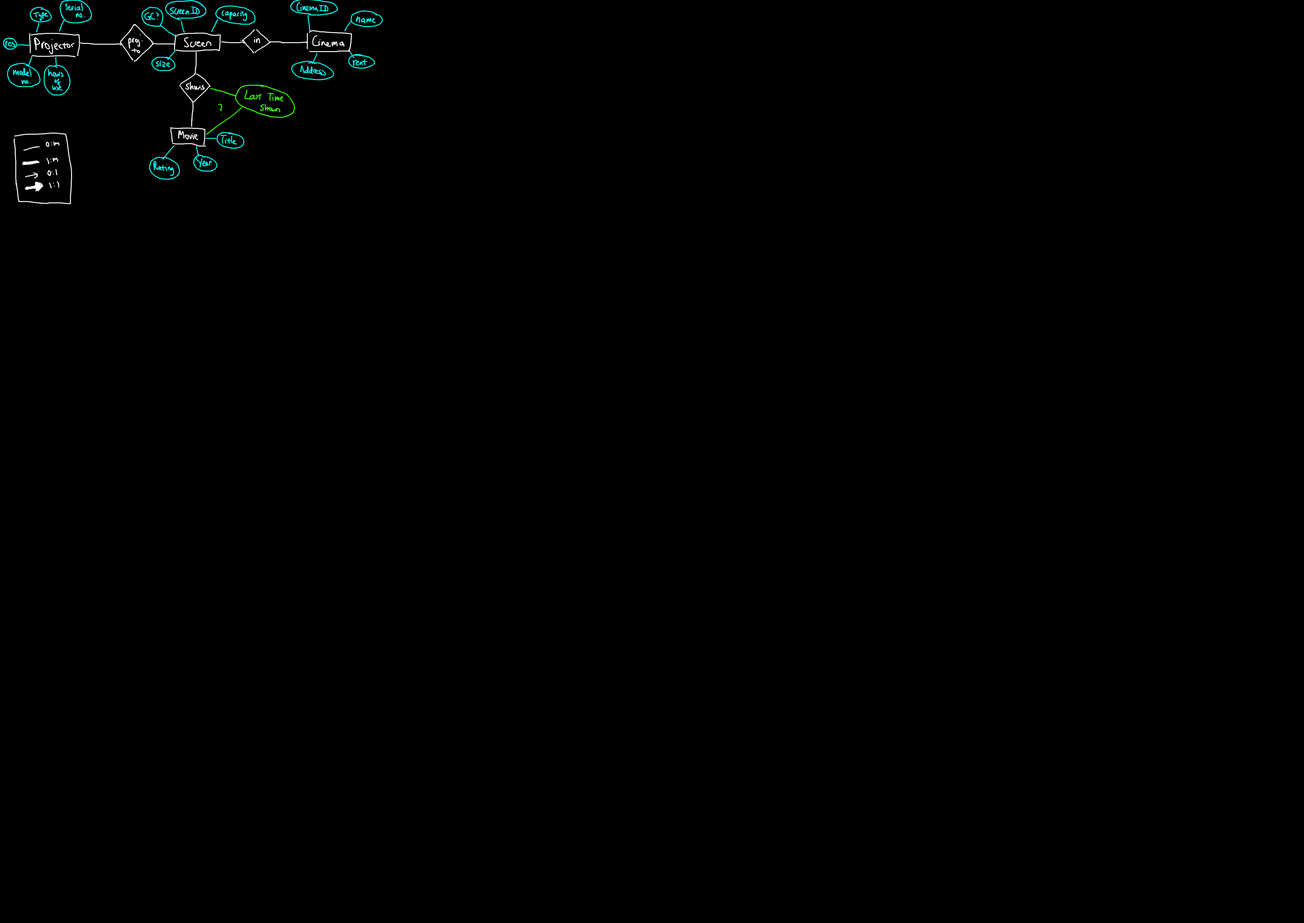
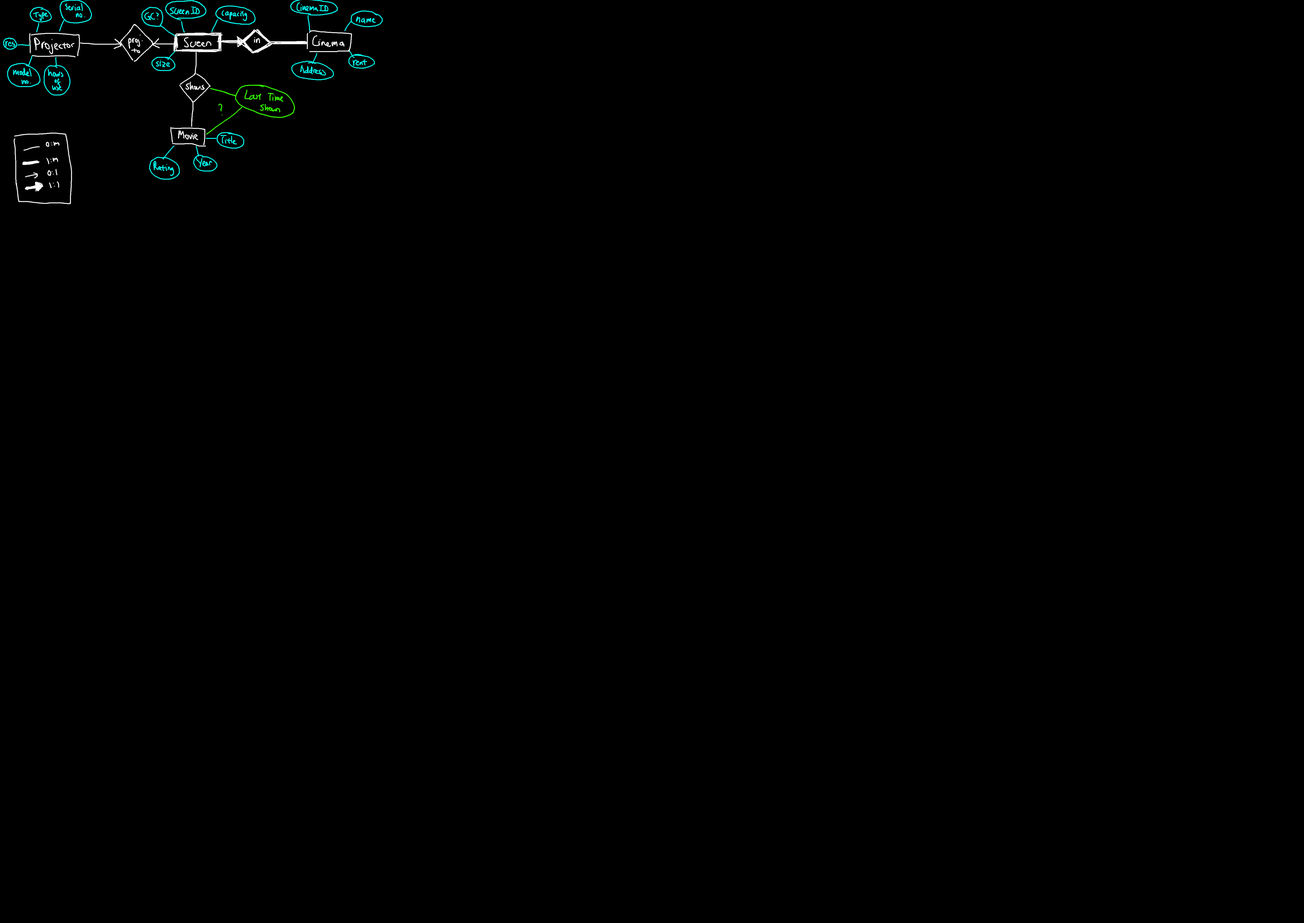
Comparing the layer stacks of the two 1304px x 923px images. Changes:
painted on "Background" over 113, 29, 307, 54
